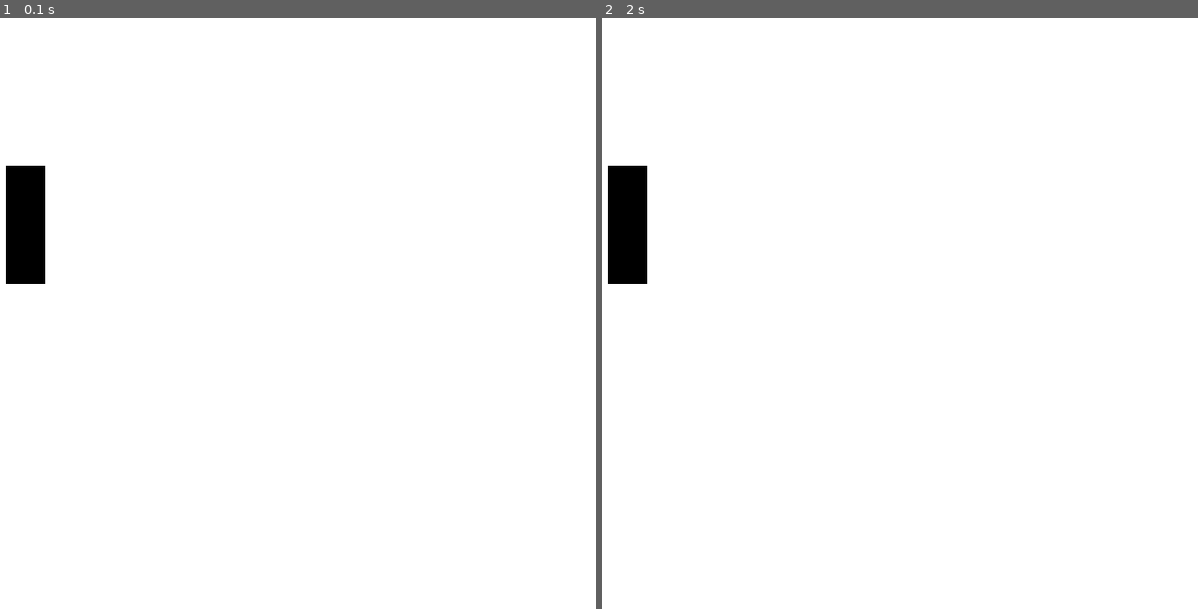
Above: before the commit, frames 1-2 (left to right).
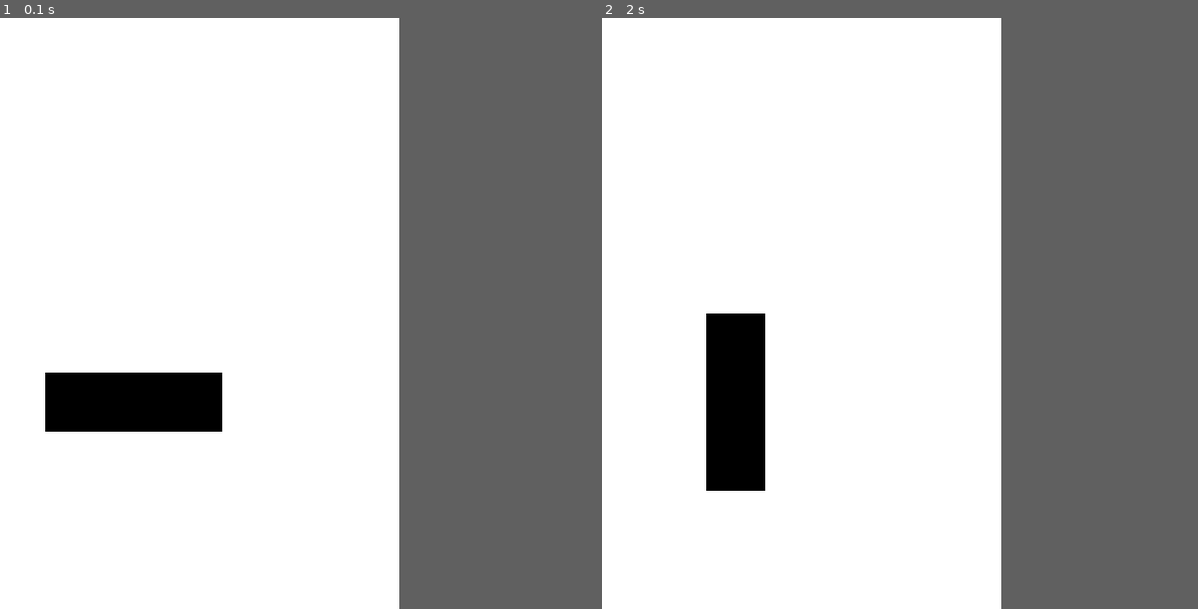
Above: after the commit, the same moments.

Repository: sinneDelirium/pygame_of_life
Game: pygame game, started from src/main.py
Same seed, same stepped clock (60 frames per second), same inputs: the game is played once before the commit and once after it.
Inputs:
- Up to frame 1 (0.1 s): no input
- Up to frame 2 (2 s): no input
In our replay, the window is 800x600 before the commit and 600x600 after it. These sizes can differ from the game's own. Grey fills any space a smaller window leaves; there, only what the larger window draws over its background counts as a difference.

The runs differ from the first frame. In frame 1, 4.3% of the frame differs, in the area x 0-38%, y 25-70%; in frame 2, 4.3%.

Commit message:
Got basic model running.

Diff:
--- /dev/null
+++ b/src/cmdline.py
@@ -0,0 +1,87 @@
+import copy
+
+
+ITERATIONS = 4
+SIZE = 10
+BLINKER = [[1],
+           [1],
+           [1]
+           ]
+
+
+class Game:
+    def __init__(self):
+        self.grid_width = self.grid_height = SIZE
+        self.grid = [[0 for x in range(self.grid_width)] for y in range(self.grid_height)]
+        self.add_pattern(0, 4, 4)
+
+
+    def next_gen(self):
+        # Store previous generation
+        grid = copy.deepcopy(self.grid)
+
+        # Check number of neighbors for each cell
+        for row in range(self.grid_height):
+            for col in range(self.grid_width):
+                neighbors = self.count_neighbors(row, col, grid)
+                alive = grid[row][col]
+                # Depending on neighbors, follow rules of life
+                if (alive == 1 and neighbors < 2):
+                    self.grid[row][col] = 0
+                elif (alive == 1 and neighbors > 3):
+                    self.grid[row][col] = 0
+                elif (alive == 0 and neighbors == 3):
+                    self.grid[row][col] = 1
+                else:
+                    self.grid[row][col] = grid[row][col]
+
+
+    def count_neighbors(self, row, col, grid):
+        neighbors = 0
+        for i in range(-1, 2):
+            for j in range(-1, 2):
+                if (row + i < 0 or
+                    row + i > self.grid_height - 1 or
+                    col + j < 0 or
+                    col + j > self.grid_width - 1 or
+                    (i == 0 and j == 0)): continue
+                else:
+                    neighbors += grid[row + i][col + j]
+        return neighbors
+
+
+    def add_pattern(self, pattern, row, col):
+        if pattern == 0:
+            for i in range(len(BLINKER)):
+                for j in range(len(BLINKER[i])):
+                    self.grid[row + i][col + j] = BLINKER[i][j]
+
+
+    def render(self):
+        for row in range(self.grid_height):
+            for col in range(self.grid_width):
+                if (self.grid[row][col] == 1):
+                    print("1", end="")
+                elif (self.grid[row][col] == 1 and col == self.grid_width - 1):
+                    print("1")
+                elif (self.grid[row][col] == 0 and col == self.grid_width - 1):
+                    print("0")
+                else:
+                    print("0", end="")
+
+
+    def execute(self):
+        iter = 0
+        print("Iteration: " + str(iter))
+        self.render()
+        iter += 1
+        while (iter < ITERATIONS + 1):
+            print("Iteration: " + str(iter))
+            self.next_gen()
+            self.render()
+            iter += 1
+
+
+if __name__ == "__main__":
+    game = Game()
+    game.execute()
--- a/src/main.py
+++ b/src/main.py
@@ -1,4 +1,5 @@
 #!/usr/bin/env python
+import copy
 import pygame
 from pygame.locals import (
     K_UP,
@@ -11,23 +12,12 @@
     QUIT
 )
 
-# 1. Any live cell with fewer than two live neighbours dies,
-# as if by underpopulation.
-# 2. Any live cell with two or three live neighbours lives on to the next
-# generation.
-# 3. Any live cell with more than three live neighbours dies,
-# as if by overpopulation.
-# 4. Any dead cell with exactly three live neighbours becomes a live cell,
-# as if by reproduction.
-
 # Create outline around blocks themselves
 # Add ability to add patterns with mouse
 
-WIDTH = 800
-HEIGHT = 600
+SIZE = 600
 FPS = 10
 OSICILLATOR = [[1],
-               [1],
                [1],
                [1]
                ]
@@ -37,7 +27,8 @@
     def __init__(self):
         self.running = True
         self.display_surf = None
-        self.size = self.width, self.height = WIDTH, HEIGHT
+        self.size = self.width, self.height = SIZE, SIZE
+
 
     def init(self):
         # Pygame initialization
@@ -47,27 +38,35 @@
         self.running = True
         self.clock = pygame.time.Clock()
         # Initialize grid
-        self.grid_width = 20
-        self.grid_height = 20
+        self.grid_width = 10
+        self.grid_height = 10
         self.block_w = self.width / self.grid_width
         self.block_h = self.height / self.grid_height
         self.grid = [[0 for x in range(self.grid_width)] for y in range(self.grid_height)]
         self.add_pattern(0, 5, 5)
 
+
     def event(self, event):
         if event.type == pygame.QUIT:
             self.running = False
 
+
     def next_gen(self):
         # Store previous generation
-        grid = self.grid.copy()
+        grid = copy.deepcopy(self.grid)
 
         # Check number of neighbors for each cell
         for row in range(self.grid_height):
             for col in range(self.grid_width):
                 neighbors = self.count_neighbors(row, col, grid)
-                # if (neighbors != 0): print(f'Neighbors: {neighbors} at {row}, {col}')
+                alive = grid[row][col]
                 # Depending on neighbors, follow rules of life
+                if ((neighbors == 2 or neighbors == 3) and alive == 1):
+                    self.grid[row][col] = 1 # survives due to 2/3 neighbors
+                elif (neighbors == 3 and alive == 0):
+                    self.grid[row][col] = 1 # becomes alive due to 3 neighbors
+                else:
+                    self.grid[row][col] = 0 # dies due to under/overpopulation
 
 
     def count_neighbors(self, row, col, grid):
@@ -75,19 +74,21 @@
         for i in range(-1, 2):
             for j in range(-1, 2):
                 if (row + i < 0 or
-                    row + i > self.grid_height - 2 or
+                    row + i > self.grid_height - 1 or
                     col + j < 0 or
-                    col + j > self.grid_width - 2 or
+                    col + j > self.grid_width - 1 or
                     (i == 0 and j == 0)): continue
                 else:
                     neighbors += grid[row + i][col + j]
         return neighbors
+
 
     def add_pattern(self, pattern, row, col):
         if pattern == 0:
             for i in range(len(OSICILLATOR)):
                 for j in range(len(OSICILLATOR[i])):
                     self.grid[row + i][col + j] = OSICILLATOR[i][j]
+
 
     def render(self):
         for row in range(self.grid_height):
@@ -101,8 +102,10 @@
                 pygame.draw.rect(self.display_surf, color, rect)
         pygame.display.flip()
 
+
     def cleanup(self):
         pygame.quit()
+
 
     def execute(self):
         if self.init() == False:
@@ -118,6 +121,6 @@
         self.cleanup()
 
 
-if __name__ == "__main__" :
+if __name__ == "__main__":
     game = Game()
     game.execute()
Not shown, added: ref/HashLife – _dev_.mind.pdf
